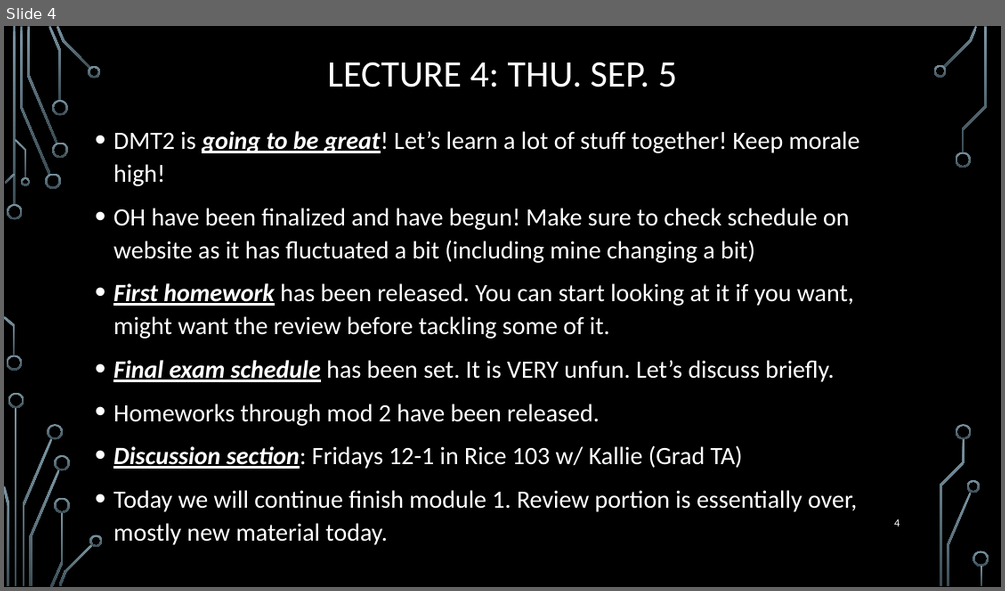
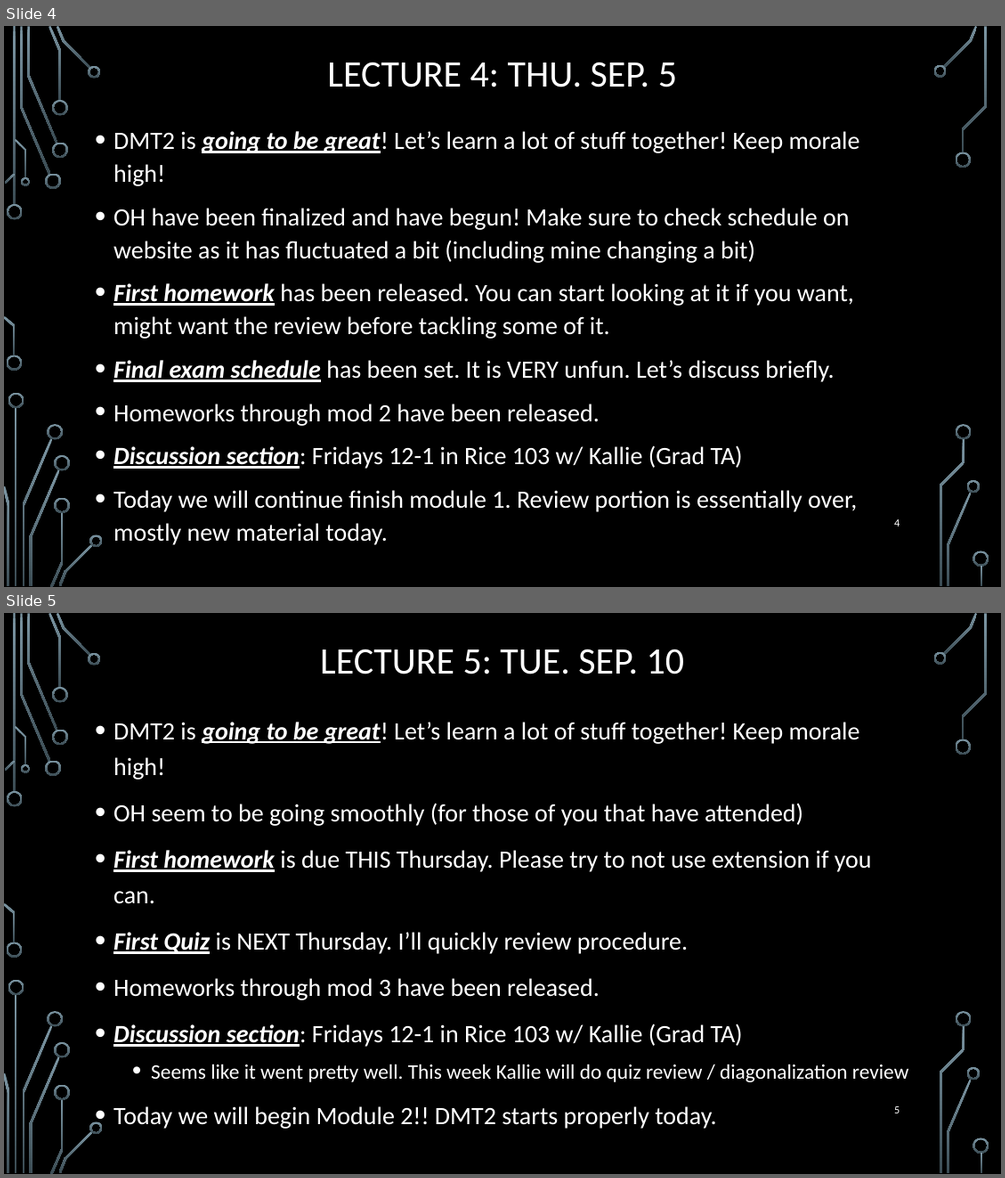
Before and after one commit to markfloryan/dmt2, a slide deck: slides/00-DailyAnnouncements.pptx. Shown one above the other, each under a label of ours: slide 4 before the commit, slides 4 and 5 after it. The pictures are 1005x591 and 1005x1178 pixels, drawn with LibreOffice and Linux fonts; fonts in the diff are those of the drawing; background and template pictures are left out. Boxes give left, top, right and bottom in pixels: in the first picture for what was removed or moved away, otherwise in the second. Text is boxed around its words. In the diff, an @@ line names an element or a change of style, - is before the commit and + after.

```diff
--- a/slides/00-DailyAnnouncements.pptx
+++ b/slides/00-DailyAnnouncements.pptx
@@ slide 5 added at (4, 613, 1001, 1174), background picture (left out); not listed: 36 template elements that a slide beside it also shows @@
@@ title added at (320, 649, 685, 674), 36 pt, text #FFFFFF @@
+LECTURE 5: TUE. SEP. 10
@@ text added at (113, 722, 908, 1128), 24 pt, text #FFFFFF @@
+• DMT2 is going to be great! Let’s learn a lot of stuff together! Keep morale high!
+• OH seem to be going smoothly (for those of you that have attended)
+• First homework is due THIS Thursday. Please try to not use extension if you can.
+• First Quiz is NEXT Thursday. I’ll quickly review procedure.
+• Homeworks through mod 3 have been released.
+• Discussion section: Fridays 12-1 in Rice 103 w/ Kallie (Grad TA)
+  • Seems like it went pretty well. This week Kallie will do quiz review / diagonalization review
+• Today we will begin Module 2!! DMT2 starts properly today.
@@ page number added at (894, 1106, 899, 1113), 10.5 pt, text #FFFFFF @@
+5
```
Also in this commit, not shown: 1 other file.
